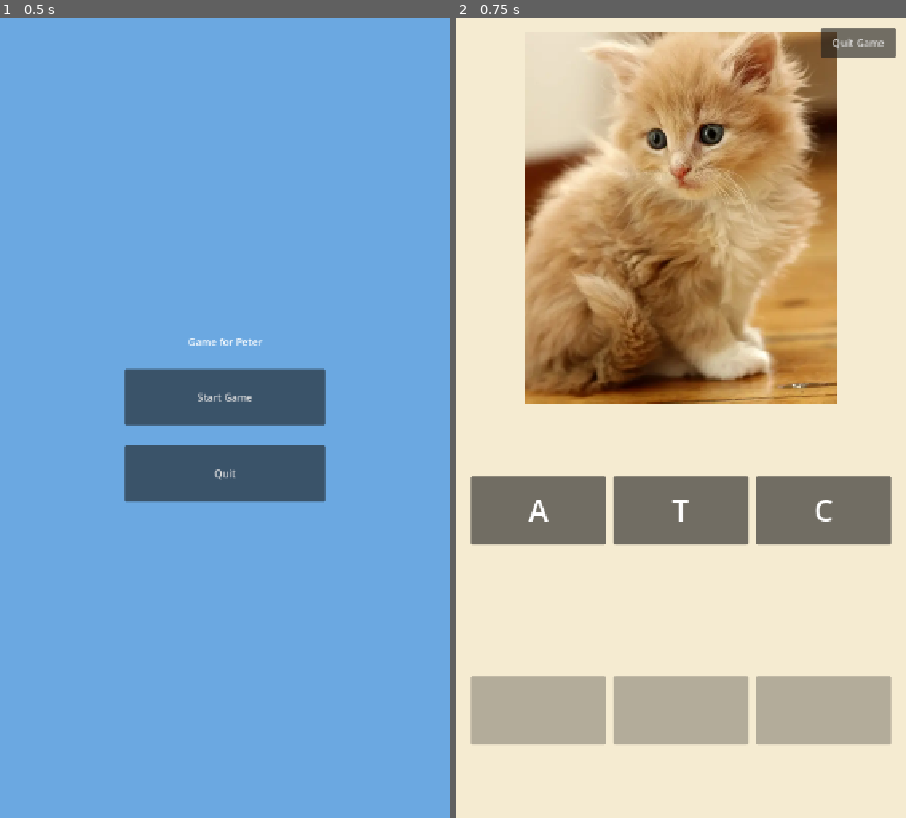
Above: before the commit, frames 1-2 (left to right).
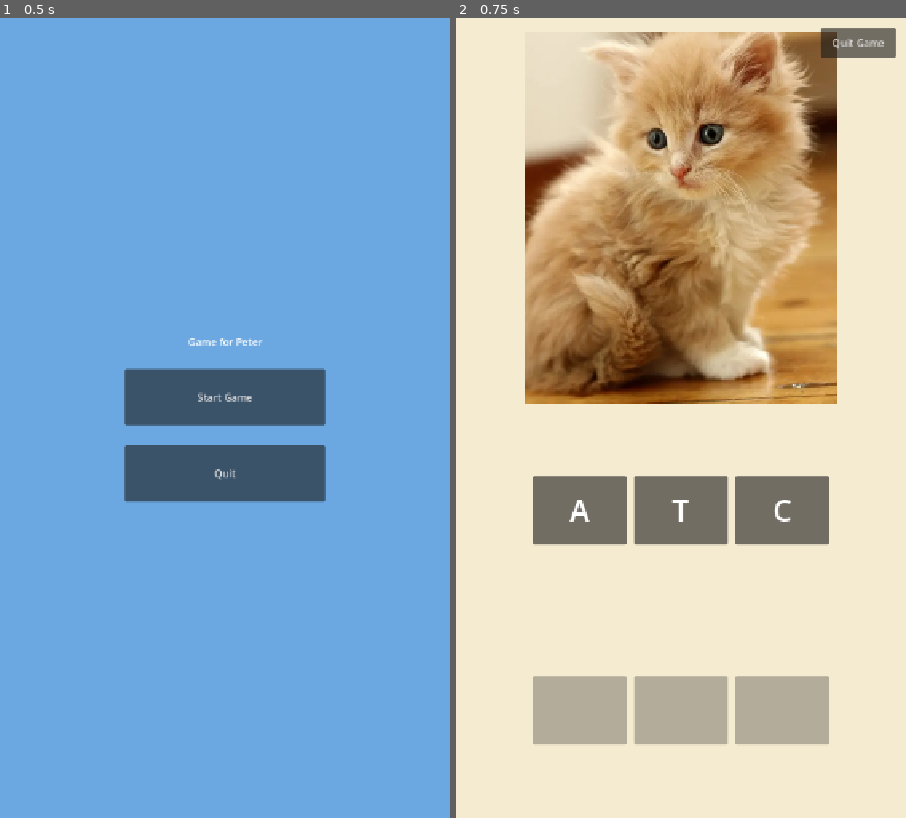
Above: after the commit, the same moments.

Repository: vlalez/Game_for_Peter
Game: Godot game, scene res://scenes/start/StartScene.tscn
Same seed, same stepped clock (60 frames per second), same inputs: the game is played once before the commit and once after it.
Inputs:
- Up to frame 1 (0.5 s): no input
- Up to frame 2 (0.75 s): click "Start Game" at 0.5 s

Frame 1 is identical in both runs. In frame 2, 6.2% of the frame differs, in the area x 3-97%, y 57-91%.

Commit message:
fix: keep letter tiles a fixed size when a tile is placed
Tiles used SIZE_EXPAND_FILL, so the HBoxContainer redistributed the
freed width to the remaining tiles when one was reparented into a slot,
making them grow. Give each tile and slot a fixed width computed from
word length and center them (SHRINK_CENTER) so siblings keep their size.

Co-Authored-By: Claude Opus 4.8 <noreply@anthropic.com>

Diff:
--- a/scenes/game/DropSlot.tscn
+++ b/scenes/game/DropSlot.tscn
@@ -6,7 +6,7 @@
 custom_minimum_size = Vector2(60, 110)
 layout_mode = 3
 anchors_preset = 0
-size_flags_horizontal = 3
+size_flags_horizontal = 4
 size_flags_vertical = 4
 script = ExtResource("1_slot")
 
--- a/scenes/game/GameScene.gd
+++ b/scenes/game/GameScene.gd
@@ -12,6 +12,11 @@
 const MIN_WORD_LEN: int = 3
 const MAX_WORD_LEN: int = 9
 const NEXT_WORD_DELAY: float = 1.0
+const DESIGN_WIDTH: int = 720
+const CONTENT_MARGIN: int = 24
+const TILE_SEPARATION: int = 12
+const MIN_TILE_WIDTH: int = 60
+const MAX_TILE_WIDTH: int = 150
 
 @onready var _image: TextureRect = %WordImage
 @onready var _tiles: HBoxContainer = %TilesContainer
@@ -66,22 +71,25 @@
 	_image.texture = data.image
 	var word: String = data.word.to_upper()
 	var font_size: int = _font_size_for(word.length())
-	_build_slots(word)
-	_build_tiles(_scramble(word), font_size)
+	var tile_width: int = _tile_width_for(word.length())
+	_build_slots(word, tile_width)
+	_build_tiles(_scramble(word), font_size, tile_width)
 
 
-func _build_slots(word: String) -> void:
+func _build_slots(word: String, tile_width: int) -> void:
 	for i in word.length():
 		var slot := SLOT_SCENE.instantiate() as DropSlot
 		slot.expected_letter = word[i]
+		slot.custom_minimum_size = Vector2(tile_width, slot.custom_minimum_size.y)
 		slot.filled.connect(_on_slot_filled)
 		_slots.add_child(slot)
 
 
-func _build_tiles(letters: Array, font_size: int) -> void:
+func _build_tiles(letters: Array, font_size: int, tile_width: int) -> void:
 	for ch in letters:
 		var tile := TILE_SCENE.instantiate() as LetterTile
 		tile.letter = ch
+		tile.custom_minimum_size = Vector2(tile_width, tile.custom_minimum_size.y)
 		_tiles.add_child(tile)
 		tile.set_font_size(font_size)
 
@@ -110,6 +118,12 @@
 	return int(round(lerp(float(MAX_FONT_SIZE), float(MIN_FONT_SIZE), t)))
 
 
+## Fixed per-tile width so tiles keep their size as siblings are removed.
+func _tile_width_for(count: int) -> int:
+	var usable: int = DESIGN_WIDTH - 2 * CONTENT_MARGIN - TILE_SEPARATION * (count - 1)
+	return clampi(usable / count, MIN_TILE_WIDTH, MAX_TILE_WIDTH)
+
+
 func _clear_children(node: Node) -> void:
 	for child in node.get_children():
 		child.queue_free()
--- a/scenes/game/LetterTile.tscn
+++ b/scenes/game/LetterTile.tscn
@@ -6,7 +6,7 @@
 custom_minimum_size = Vector2(60, 110)
 layout_mode = 3
 anchors_preset = 0
-size_flags_horizontal = 3
+size_flags_horizontal = 4
 size_flags_vertical = 4
 script = ExtResource("1_tile")
 
